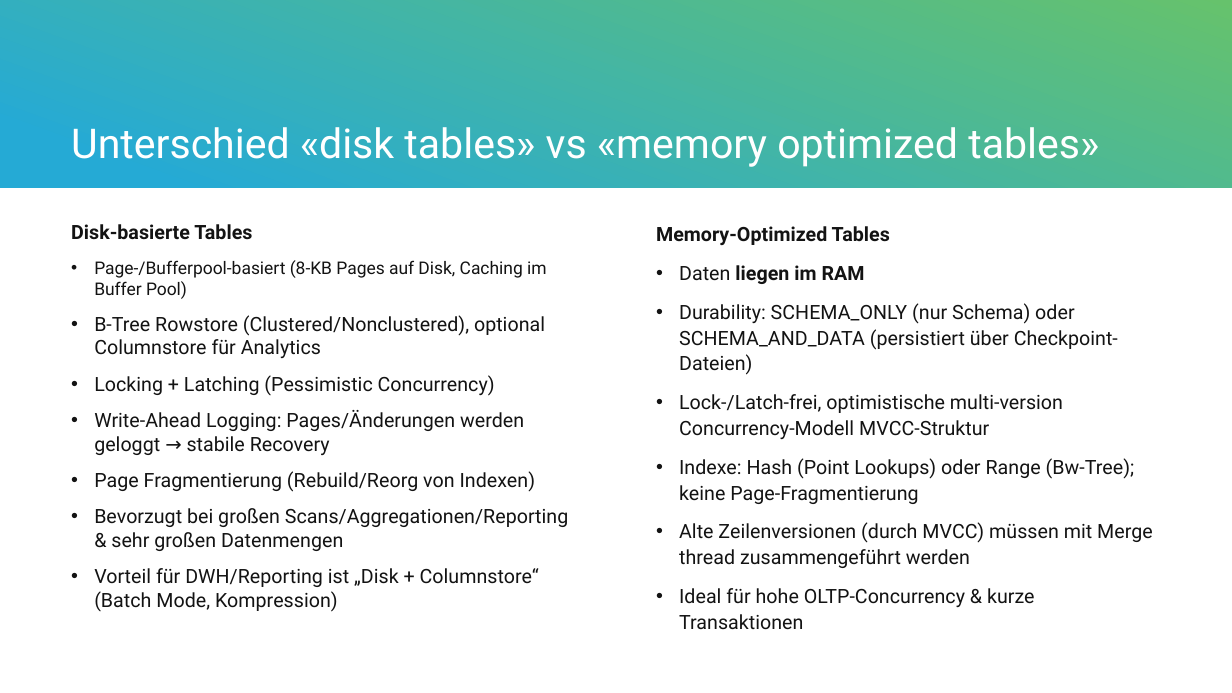
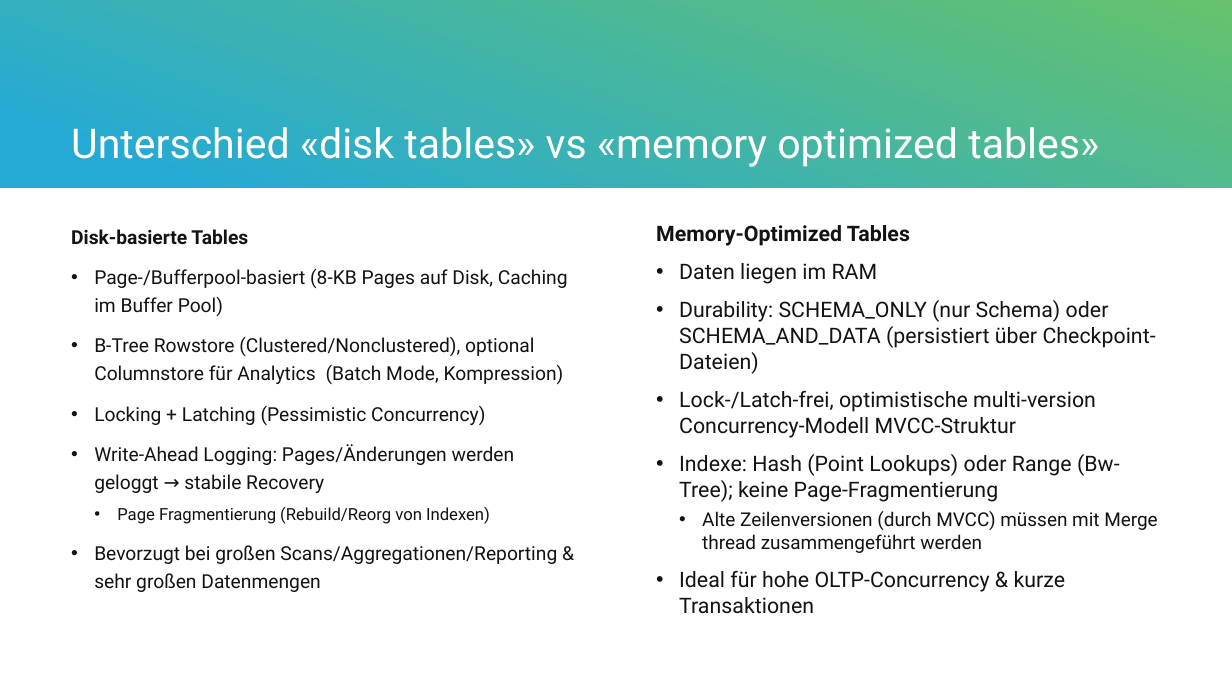
Before and after one commit to vjaeggi/MemoryOptimizedTables_SQL, a slide deck: slide 4 of presentation/MemoryOptimizedTables_SQLDatenbanken.pptx. Drawn at 1232x693 pixels with LibreOffice and Linux fonts; fonts in the diff are those of the drawing. Boxes give left, top, right and bottom in pixels: in the first picture for what was removed or moved away, otherwise in the second. Text is boxed around its words. In the diff, an @@ line names an element or a change of style, - is before the commit and + after.

```diff
--- a/presentation/MemoryOptimizedTables_SQLDatenbanken.pptx
+++ b/presentation/MemoryOptimizedTables_SQLDatenbanken.pptx
@@ text at (x1=71, y1=229, x2=568, y2=592): size 15.3 to 15 pt in "Disk-basierte Tables", "Locking + Latching (Pessimistic Concurrency)", "Write-Ahead Logging: Pages/Änderungen werden geloggt → stabi ...", "Bevorzugt bei großen Scans/Aggregationen/Reporting & sehr gr ..."; size 13.6 to 15 pt in "Page-/Bufferpool-basiert (8-KB Pages auf Disk, Caching im ..."; size 15.3 to 13 pt in "Page Fragmentierung (Rebuild/Reorg von Indexen)"; line spacing 1 to 1.2; list level 1 to 2 in "Page Fragmentierung (Rebuild/Reorg von Indexen)" @@
@@ text "Memory-Optimized Tables" at (x1=656, y1=225, x2=1158, y2=614): size 15.3 to 16.6 pt in "Memory-Optimized Tables", "Daten liegen im RAM", "Durability: SCHEMA_ONLY (nur Schema) oder SCHEMA_AND_DATA (p ...", "Lock-/Latch-frei, optimistische multi-version Concurrency-Mo ..." and 2 more places; bold off in "liegen im RAM"; size 15.3 to 14.8 pt in "Alte Zeilenversionen (durch MVCC) müssen mit Merge ..."; line spacing 1.1 to 1; list level 1 to 2 in "Alte Zeilenversionen (durch MVCC) müssen ..." @@
@@ text at (x1=94, y1=337, x2=564, y2=384): text changed; size 15.3 to 15 pt @@
-• B-Tree Rowstore (Clustered/Nonclustered), optional Columnstore für Analytics
+• B-Tree Rowstore (Clustered/Nonclustered), optional Columnstore für Analytics (Batch Mode, Kompression)
@@ text at (x1=94, y1=568, x2=539, y2=612): paragraph removed @@
-• Vorteil für DWH/Reporting ist „Disk + Columnstore“ (Batch Mode, Kompression)
```
Also in this commit, not shown: 2 other slides changed, 1 other file.
